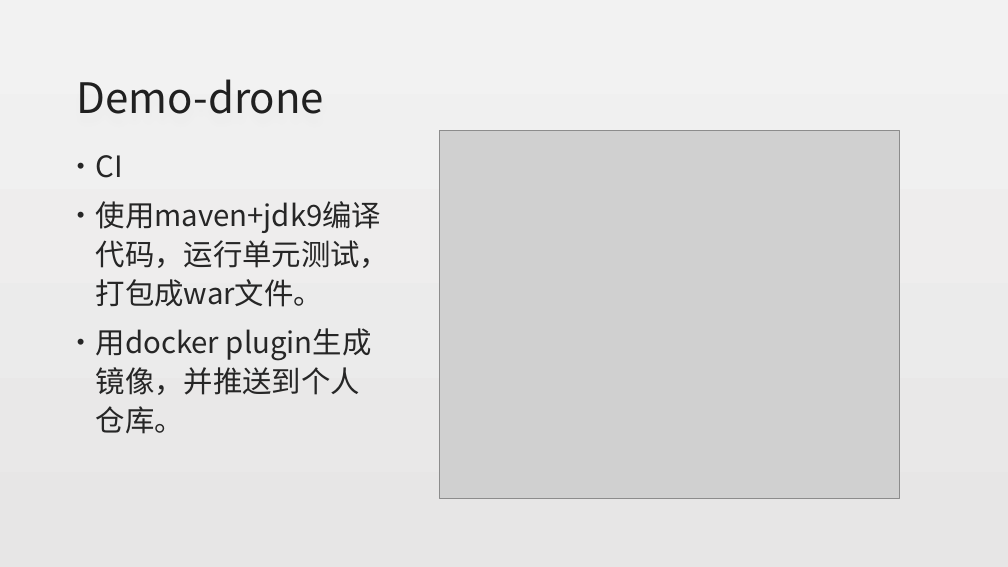
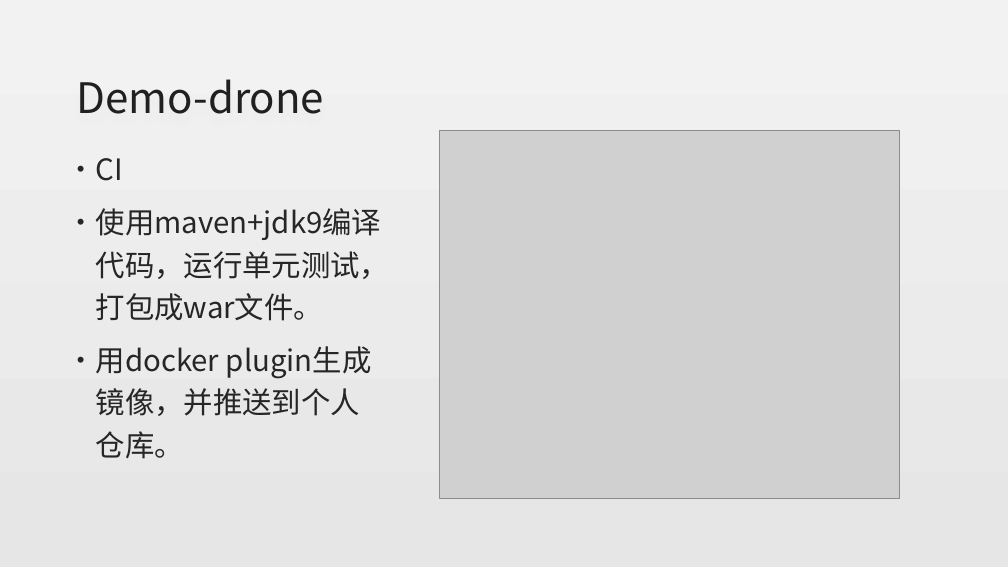
Before and after one commit to Veiasai/drone-cicd, a slide deck: slide 13 of CICD.pptx. Drawn at 1008x567 pixels with LibreOffice and Linux fonts; fonts in the diff are those of the drawing; grey boxes stand for pictures. Boxes give left, top, right and bottom in pixels: in the first picture for what was removed or moved away, otherwise in the second. Text is boxed around its words. In the diff, an @@ line names an element or a change of style, - is before the commit and + after.

```diff
--- a/CICD.pptx
+++ b/CICD.pptx
@@ text "CI" at [96,158,390,459]: line spacing 1.1 to 1.2 @@
```
Also in this commit, not shown: 2 other slides changed, 2 slides added.
